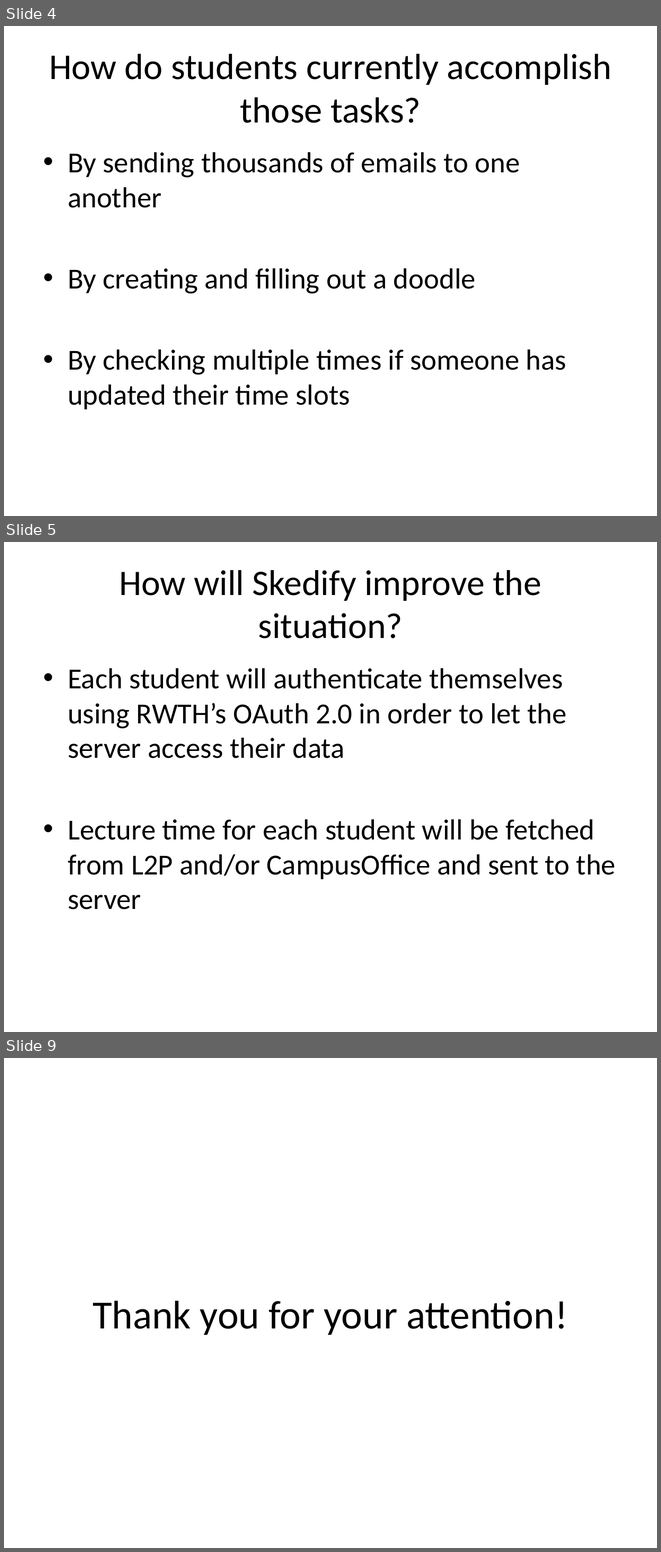
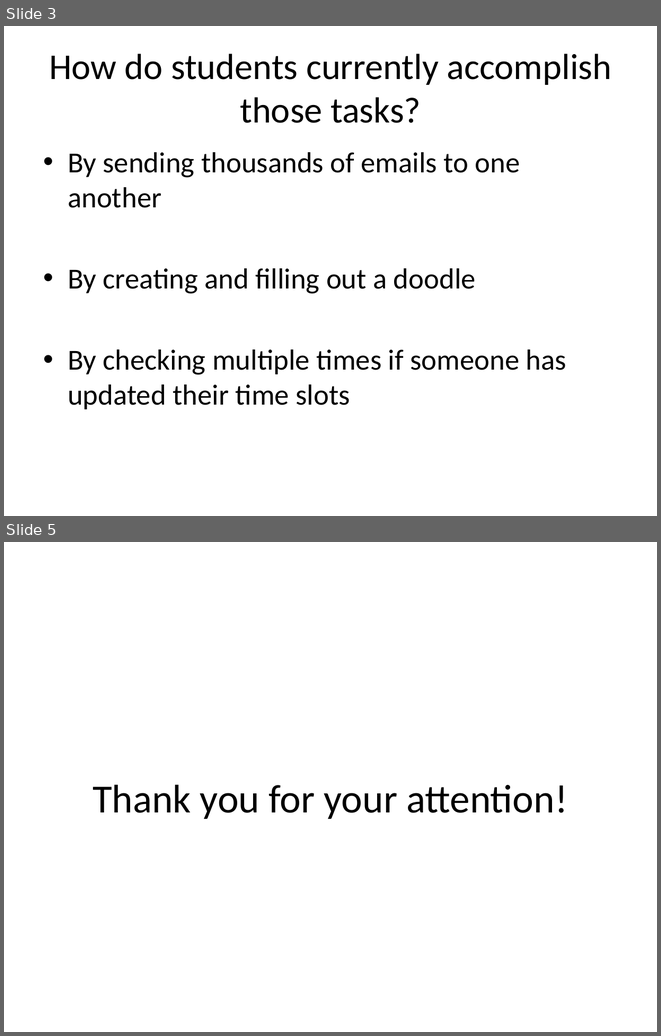
Before and after one commit to mremad/RWTH-iPhone-Project, a slide deck: Presentation.pptx. Shown one above the other, each under a label of ours: slides 4, 5 and 9 before the commit, slides 3 and 5 after it; the slides between them are not shown. The pictures are 661x1552 and 661x1036 pixels, drawn with LibreOffice and Linux fonts; fonts in the diff are those of the drawing. Boxes give left, top, right and bottom in pixels: in the first picture for what was removed or moved away, otherwise in the second. Text is boxed around its words. In the diff, an @@ line names an element or a change of style, - is before the commit and + after.

```diff
--- a/Presentation.pptx
+++ b/Presentation.pptx
@@ slide 5 removed at [4, 542, 657, 1032], background #FFFFFF @@
@@ title removed at [119, 570, 541, 638] @@
-How will Skedify improve the situation?
@@ text removed at [68, 668, 616, 909] @@
-• Each student will authenticate themselves using RWTH’s OAuth 2.0 in order to let the server access their data
-• Lecture time for each student will be fetched from L2P and/or CampusOffice and sent to the server
@@ what was slide 4 is now slide 3 @@
@@ what was slide 9 is now slide 5 @@
```
Also in this commit, not shown: 1 slide changed, 1 slide added, 4 other slides removed.
